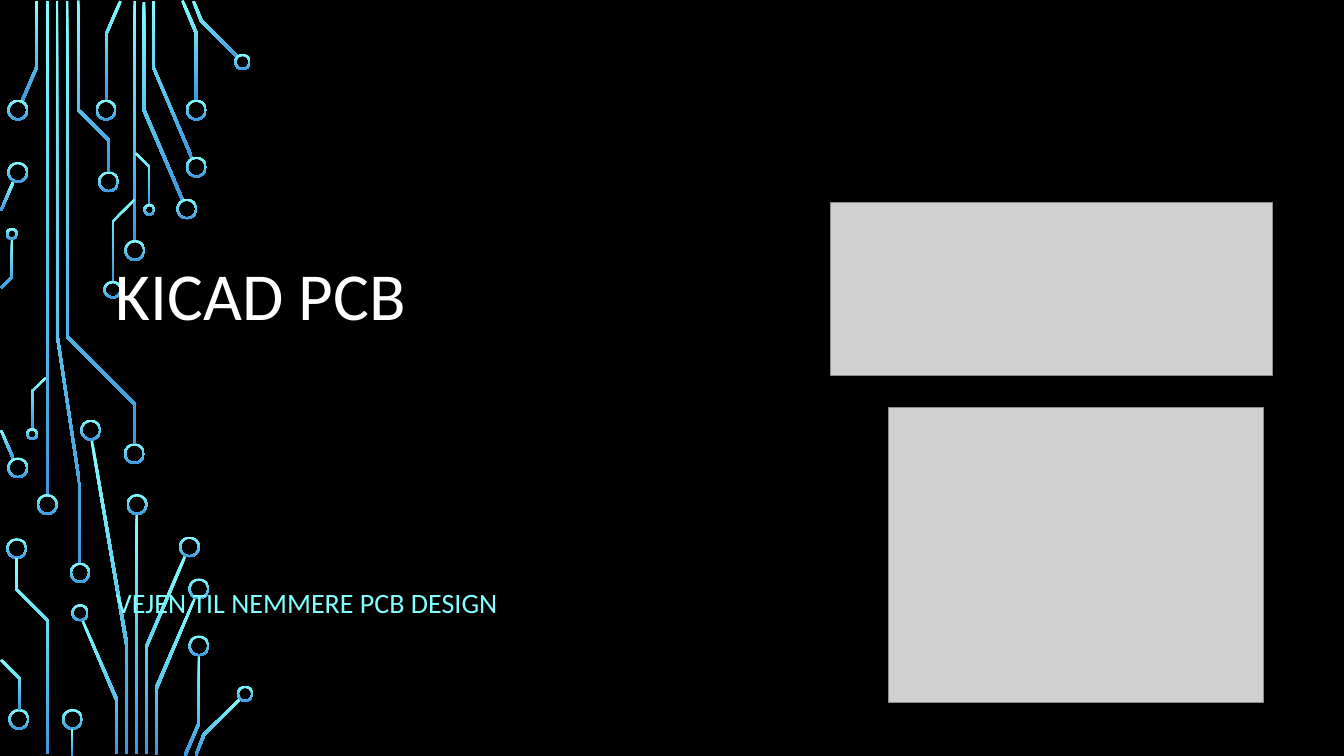
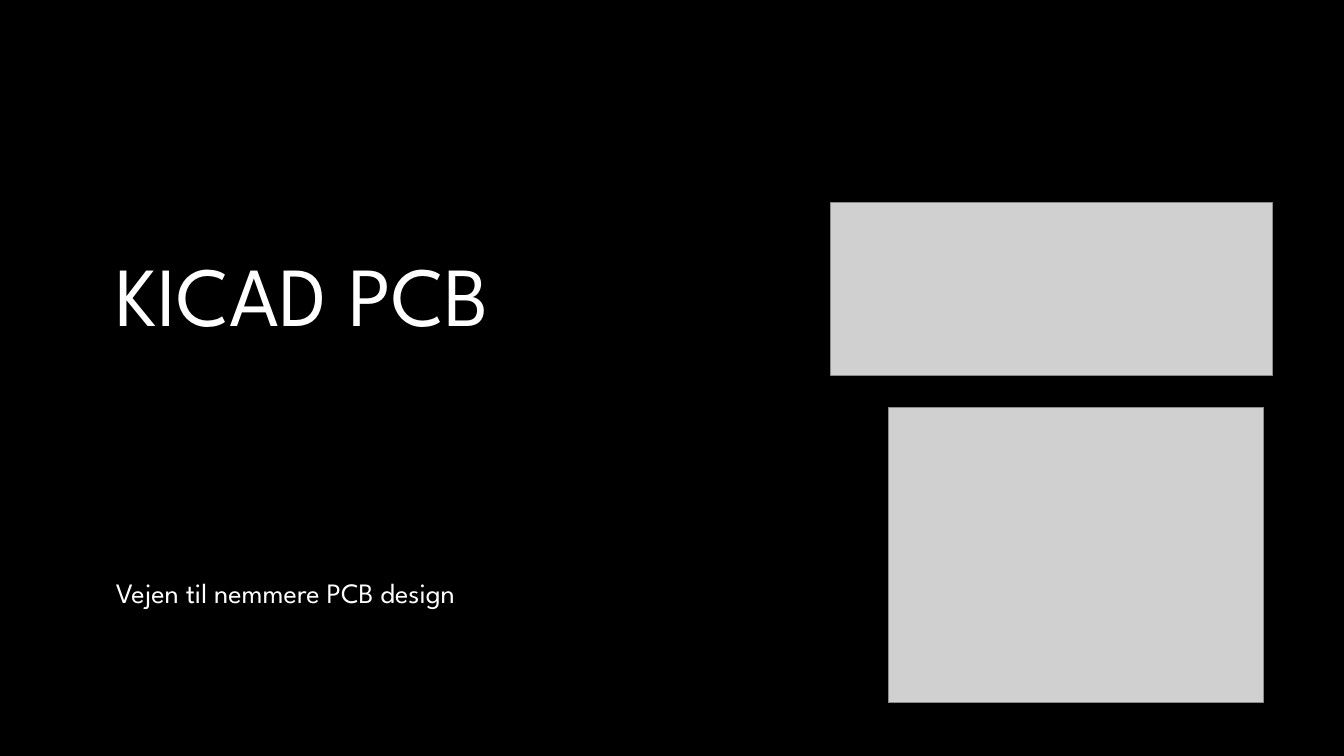
Before and after one commit to gert-lauritsen/Kicad-PCB, a slide deck: slide 1 of Kicad PCB.pptx. Drawn at 1344x756 pixels with LibreOffice and Linux fonts; fonts in the diff are those of the drawing; grey boxes stand for pictures; background and template pictures are left out. Boxes give left, top, right and bottom in pixels: in the first picture for what was removed or moved away, otherwise in the second. Text is boxed around its words. In the diff, an @@ line names an element or a change of style, - is before the commit and + after.

```diff
--- a/Kicad PCB.pptx
+++ b/Kicad PCB.pptx
@@ title "KICAD PCB" at box(116, 269, 489, 327): size 48 to 60 pt, font Calibri to League Spartan @@
@@ group removed at box(0, 0, 254, 756): 50 freeform shapes, 4 rectangles @@
@@ subtitle at box(116, 583, 454, 609): text changed; font Calibri to League Spartan; text colour #82FFFF to #FFFFFF @@
-VEJEN TIL NEMMERE PCB DESIGN
+Vejen til nemmere PCB design
```
Also in this commit, not shown: 4 other slides changed, 5 slides added, 4 slides removed, 5 other files.
